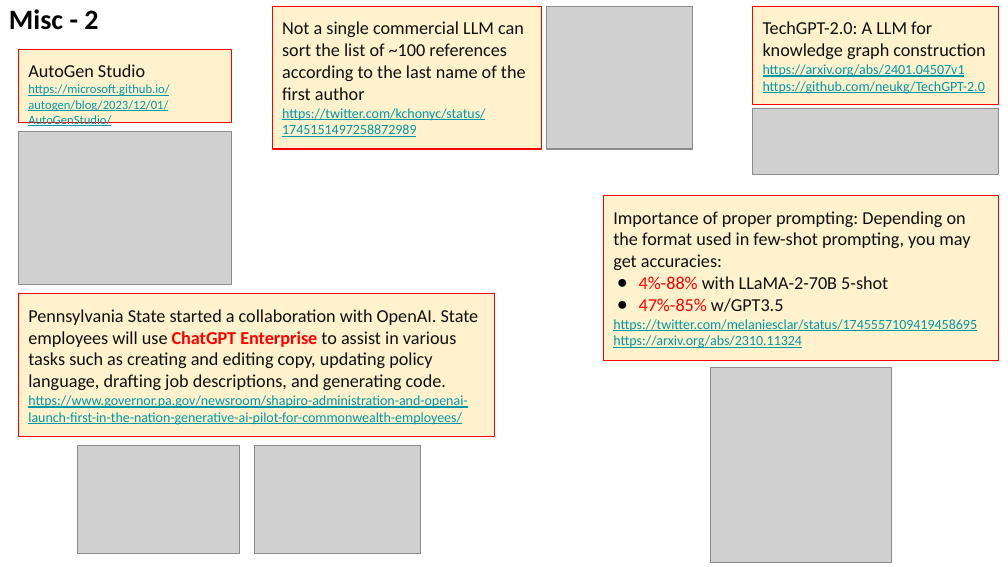
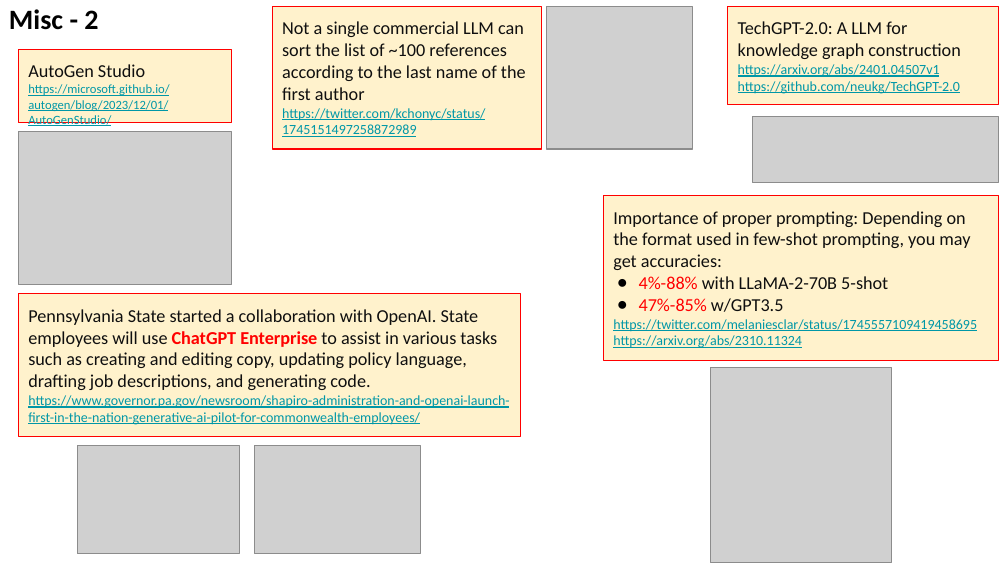
Before and after one commit to lselector/seminar, a slide deck: slide 10 of 2024/2024-01-12-AI-Updates.pptx. Drawn at 1008x567 pixels with LibreOffice and Linux fonts; fonts in the diff are those of the drawing; grey boxes stand for pictures. Boxes give left, top, right and bottom in pixels: in the first picture for what was removed or moved away, otherwise in the second. Text is boxed around its words. In the diff, an @@ line names an element or a change of style, - is before the commit and + after.

```diff
--- a/2024/2024-01-12-AI-Updates.pptx
+++ b/2024/2024-01-12-AI-Updates.pptx
@@ rectangle "TechGPT-2.0: A LLM for knowledge ...": place and size @@
-rectangle "TechGPT-2.0: A LLM for knowledge ..." at [753,7,999,106]
+rectangle "TechGPT-2.0: A LLM for knowledge ..." at [728,7,999,106]
@@ picture: place and size @@
-picture at [753,109,999,174]
+picture at [753,117,999,182]
@@ rectangle "Pennsylvania State started a collaboration ...": place and size @@
-rectangle "Pennsylvania State started a collaboration ..." at [18,294,495,436]
+rectangle "Pennsylvania State started a collaboration ..." at [18,294,521,436]
```
Also in this commit, not shown: 5 other slides changed, 1 slide removed.
